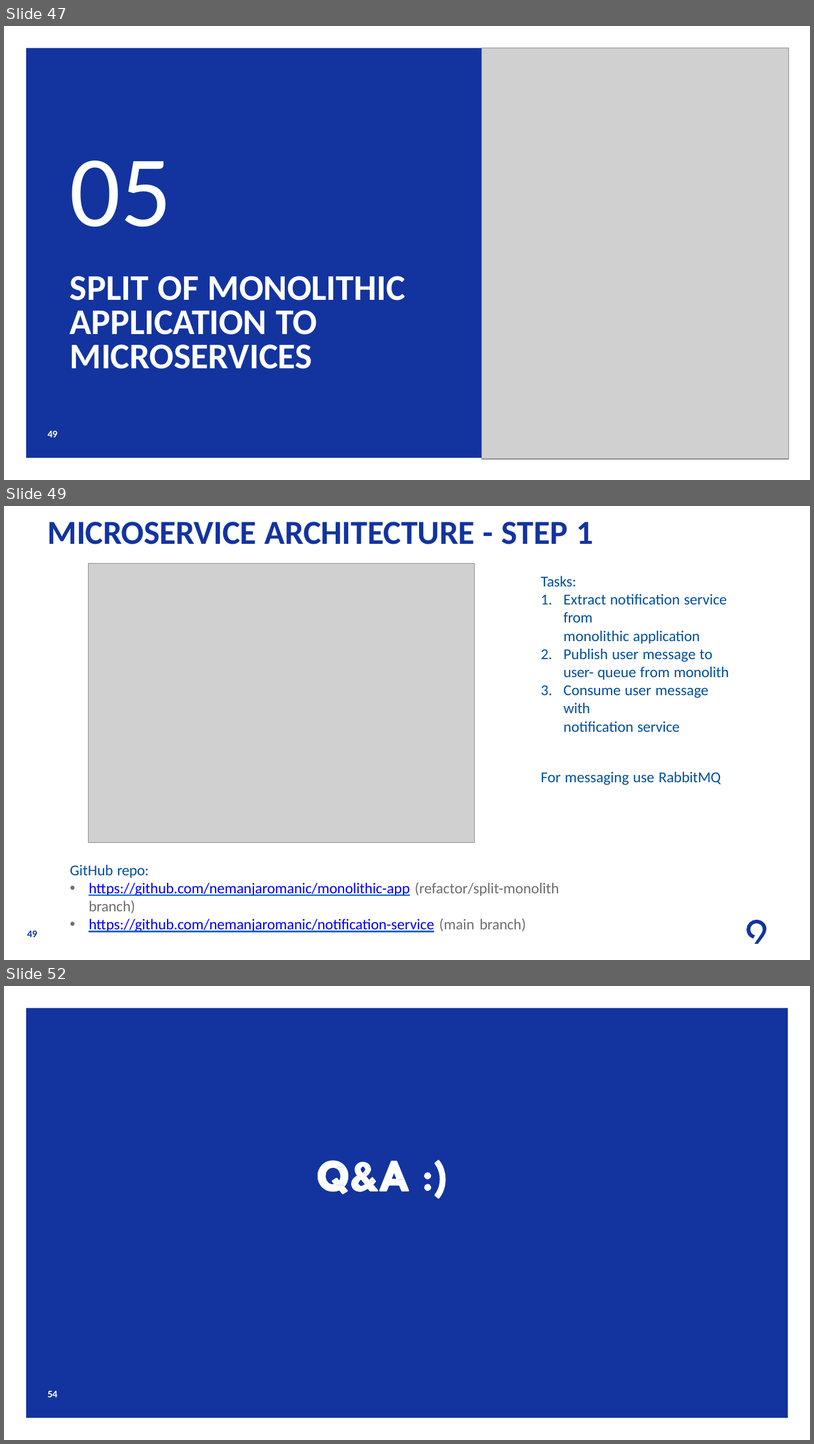
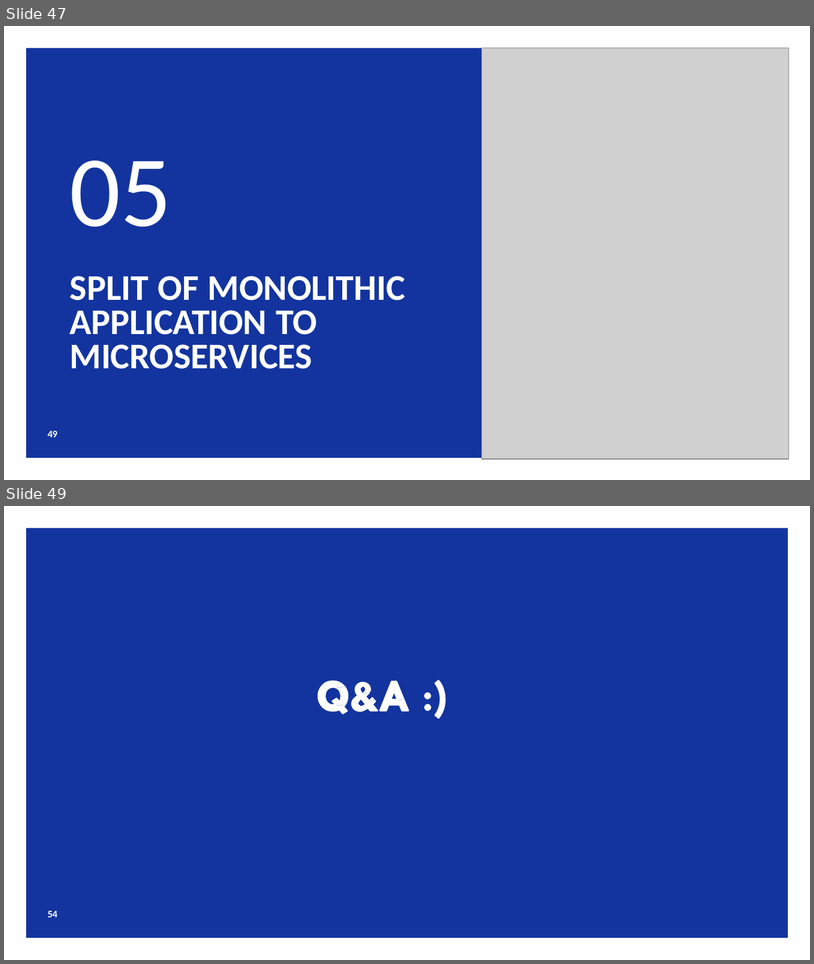
Before and after one commit to levinine/code9-2024, a slide deck: day-3-microservices/Understanding_Microservices.pptx. Shown one above the other, each under a label of ours: slides 47, 49 and 52 before the commit, slides 47 and 49 after it; the slides between them are not shown. The pictures are 814x1444 and 814x964 pixels, drawn with LibreOffice and Linux fonts; fonts in the diff are those of the drawing; grey boxes stand for pictures; background and template pictures are left out. Boxes give left, top, right and bottom in pixels: in the first picture for what was removed or moved away, otherwise in the second. Text is boxed around its words. In the diff, an @@ line names an element or a change of style, - is before the commit and + after.

```diff
--- a/day-3-microservices/Understanding_Microservices.pptx
+++ b/day-3-microservices/Understanding_Microservices.pptx
@@ slide 49 removed at (x1=4, y1=506, x2=810, y2=960), background #FFFFFF @@
@@ title removed at (x1=48, y1=522, x2=593, y2=544) @@
-MICROSERVICE ARCHITECTURE - STEP 1
@@ picture removed at (x1=88, y1=564, x2=474, y2=843) @@
@@ text removed at (x1=541, y1=576, x2=729, y2=785) @@
-Tasks:
-1. Extract notification service from
-monolithic application
-2. Publish user message to user- queue from monolith
-3. Consume user message with
-notification service
-For messaging use RabbitMQ
@@ text removed at (x1=70, y1=864, x2=560, y2=932) @@
-GitHub repo:
-• https://github.com/nemanjaromanic/monolithic-app (refactor/split-monolith branch)
-• https://github.com/nemanjaromanic/notification-service (main branch)
@@ freeform shape removed at (x1=747, y1=919, x2=767, y2=943) @@
@@ page number removed at (x1=27, y1=930, x2=38, y2=937) @@
-49
@@ what was slide 52 is now slide 49 @@
```
Also in this commit, not shown: 1 slide added, 3 other slides removed.
